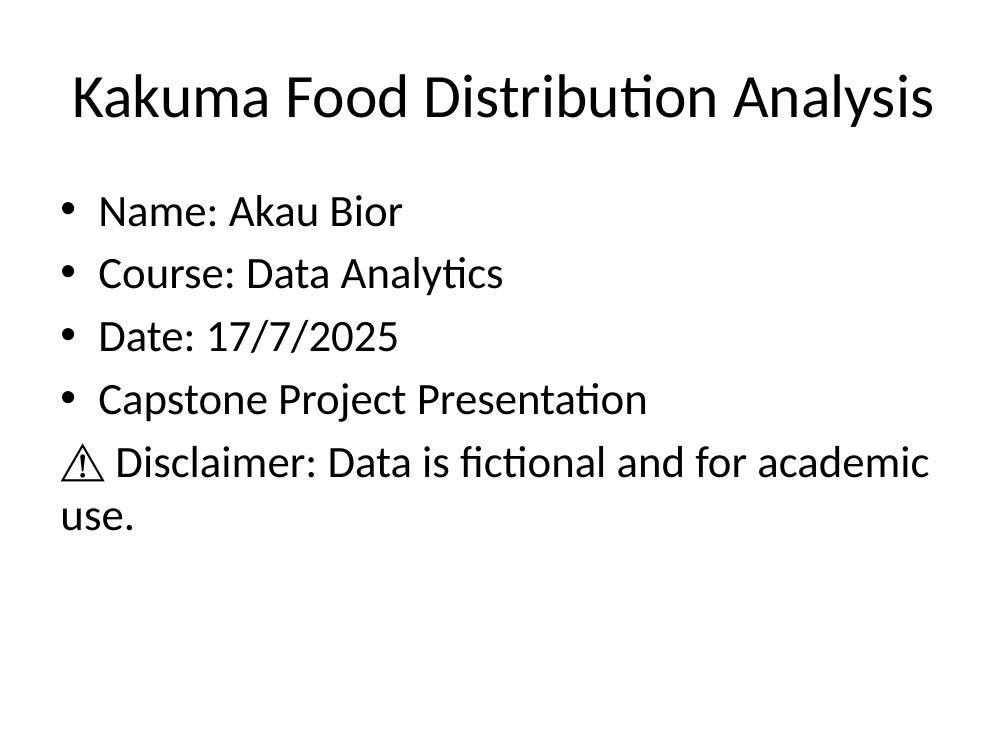
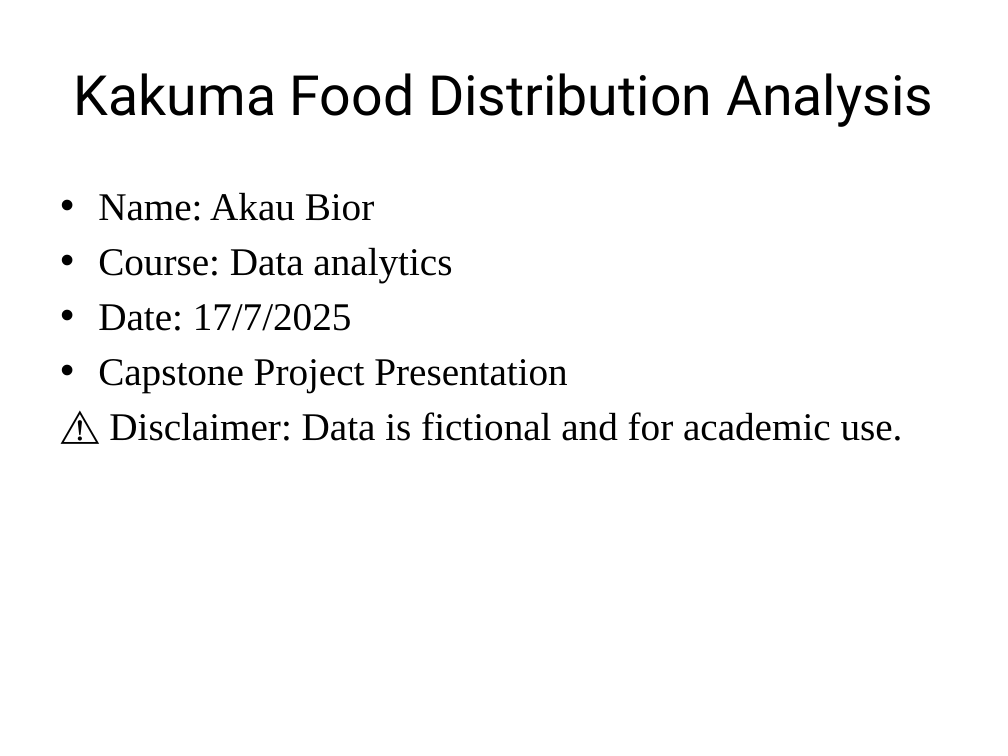
Before and after one commit to JavierWolvie/Data-Analytics, a slide deck: slide 1 of TABLEAU/Kakuma_Food_Distribution_Analysis_Presentation.pptx. Drawn at 1008x756 pixels with LibreOffice and Linux fonts; fonts in the diff are those of the drawing. Boxes give left, top, right and bottom in pixels: in the first picture for what was removed or moved away, otherwise in the second. Text is boxed around its words. In the diff, an @@ line names an element or a change of style, - is before the commit and + after.

```diff
--- a/TABLEAU/Kakuma_Food_Distribution_Analysis_Presentation.pptx
+++ b/TABLEAU/Kakuma_Food_Distribution_Analysis_Presentation.pptx
@@ title "Kakuma Food Distribution Analysis" at (x1=74, y1=73, x2=933, y2=127): size 44 to 39.6 pt, font Calibri to Roboto @@
@@ text at (x1=98, y1=192, x2=903, y2=441): size 32 to 28 pt, font Calibri to Times New Roman in "Name: Akau Bior", "Date: 17/7/2025", "Capstone Project Presentation", "⚠️ Disclaimer: Data is fictional and for ..." @@
@@ text at (x1=98, y1=247, x2=452, y2=283): text changed; size 32 to 28 pt; font Calibri to Times New Roman @@
-• Course: Data Analytics
+• Course: Data analytics
```
Also in this commit, not shown: 10 other slides changed, 2 slides added, 3 slides removed.
